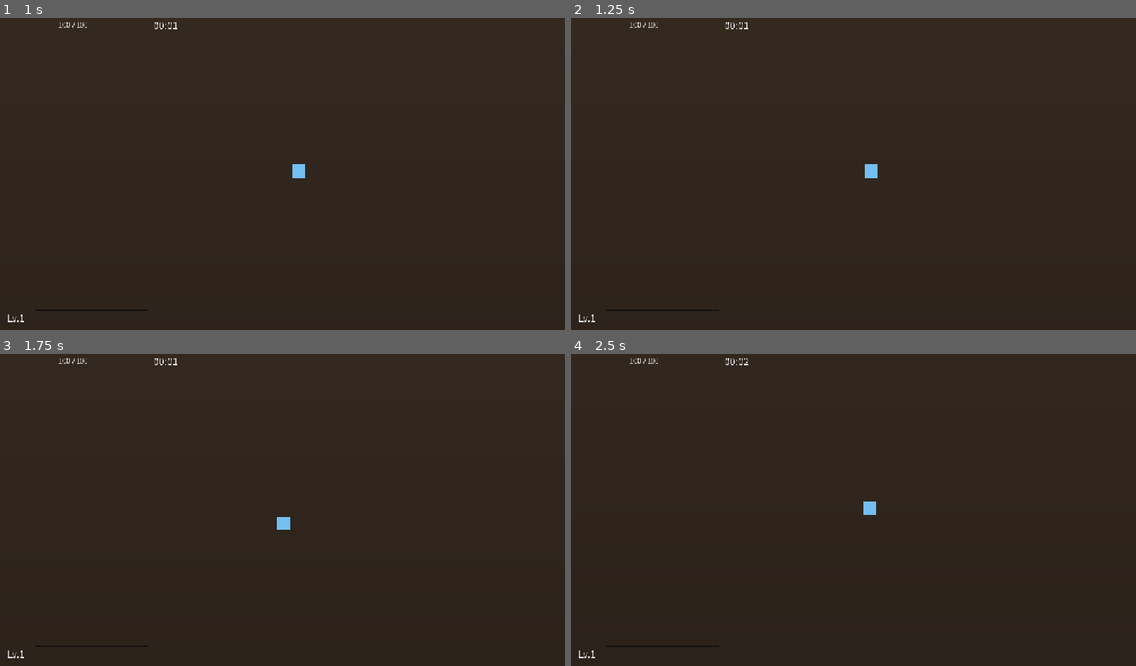
Above: before the commit, frames 1-4 (two rows, left to right).
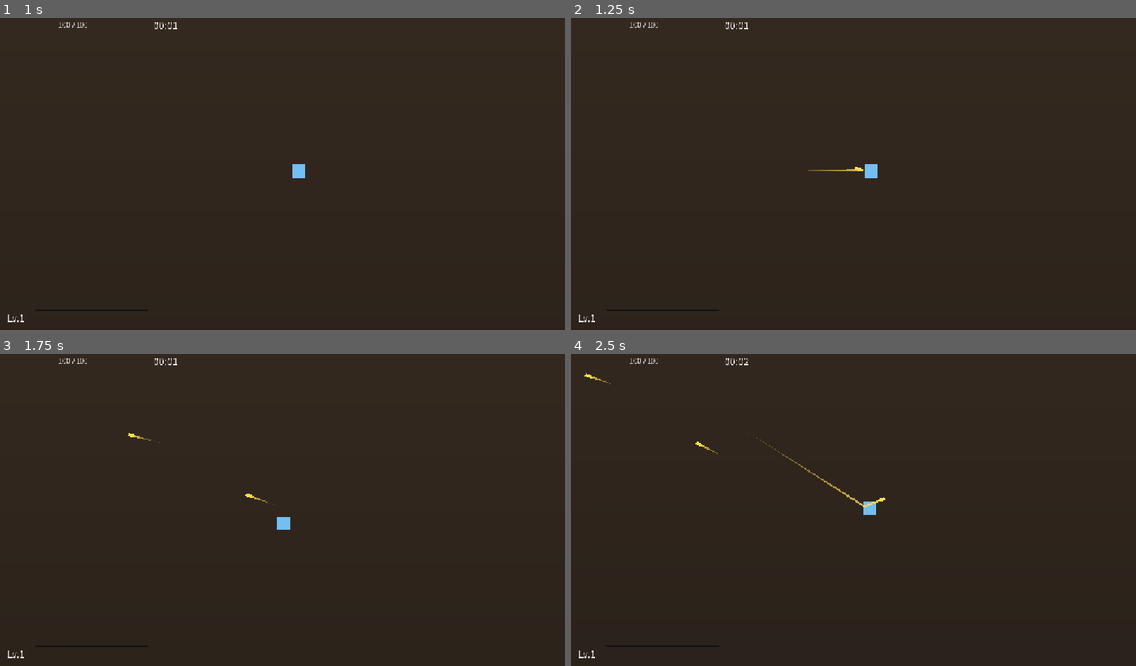
Above: after the commit, the same moments.

Repository: godlikeking/Wasteland-Overdrive
Game: Godot game, scene res://scenes/main.tscn
The game is run twice, just before and just after one commit, with the same random seed, the same clock (stepped at 60 frames per second) and the same inputs.
Inputs:
- Up to frame 1 (1 s): tap Enter at 0.5 s; hold D (move_right) from 0.53 s (still down)
- Up to frame 2 (1.25 s): keep holding D (move_right)
- Up to frame 3 (1.75 s): release D (move_right) at 1.28 s; hold S (move_down) from 1.28 s (still down)
- Up to frame 4 (2.5 s): release S (move_down) at 2.03 s; hold D (move_right) from 2.03 s (still down)

Frame 1 is identical in both runs. In frame 2, less than 0.1% of the frame differs, in the area x 42-52%, y 47-50%; in frame 3, less than 0.1%; in frame 4, 0.2%, in the area x 2-56%, y 6-50%.
Error before the commit: Parse Error: No constructor of "PackedColorArray" matches the signature "PackedColorArray(Color, Color)". (res://scripts/enemy.gd:45)

Commit message:
fix(enemy): build PackedColorArray via .append in enemy.gd
GDScript 4.6 disallows PackedColorArray(Color, Color) — the type
only accepts an Array or empty ctor. Build with .append() instead.

Diff:
--- a/scripts/enemy.gd
+++ b/scripts/enemy.gd
@@ -42,7 +42,9 @@
 	# Always give the enemy an opaque gradient sprite at the configured size.
 	if sprite.texture == null:
 		var grad: Gradient = Gradient.new()
-		grad.colors = PackedColorArray(config.sprite_color, config.sprite_color)
+		grad.colors = PackedColorArray()
+		grad.colors.append(config.sprite_color)
+		grad.colors.append(config.sprite_color)
 		var tex: GradientTexture2D = GradientTexture2D.new()
 		tex.gradient = grad
 		tex.width = int(config.sprite_size.x)
